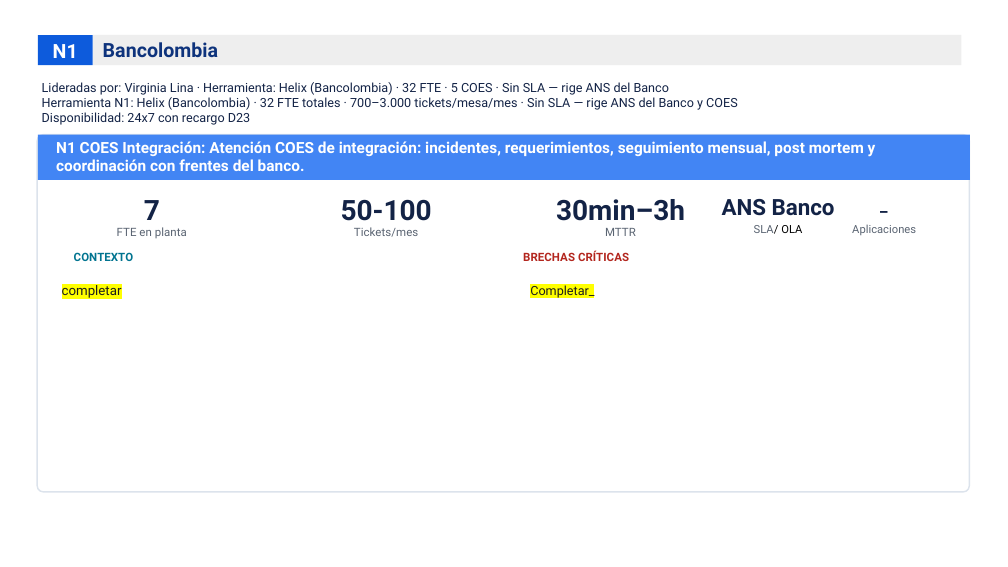
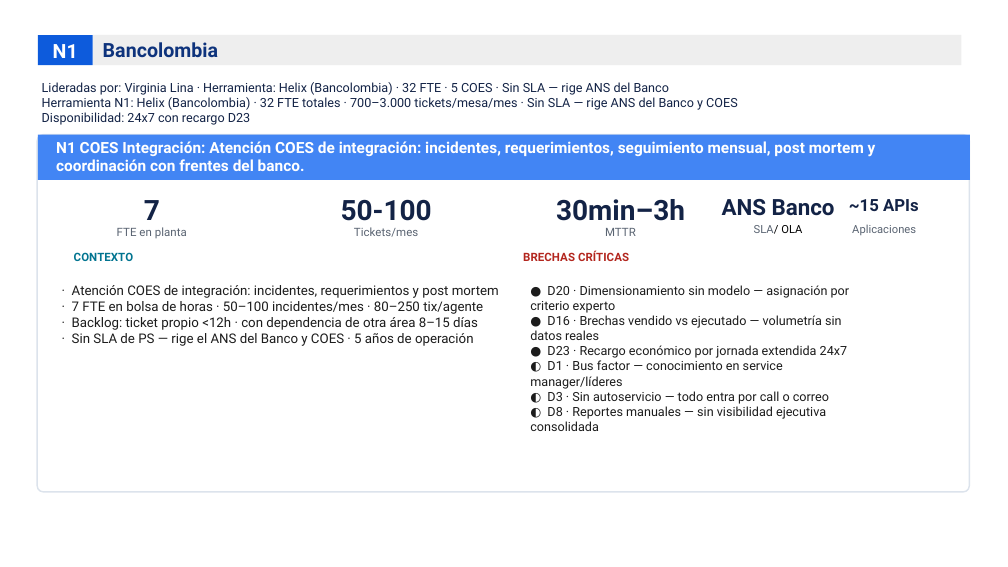
Before and after one commit to nataliazarthapersonalsoft/mesadeservicio-modernizacionaplicaciones, a slide deck: slide 15 of 02-Ingenieria/01-investigacion_operaciones/04-lecciones_aprendidas/Levantar lecciones aprendidas mesas actuales.pptx (slide 16 before the commit). Drawn at 1008x567 pixels with LibreOffice and Linux fonts; fonts in the diff are those of the drawing; background and template pictures are left out. Boxes give left, top, right and bottom in pixels: in the first picture for what was removed or moved away, otherwise in the second. Text is boxed around its words. In the diff, an @@ line names an element or a change of style, - is before the commit and + after.

```diff
--- a/02-Ingenieria/01-investigacion_operaciones/04-lecciones_aprendidas/Levantar lecciones aprendidas mesas actuales.pptx
+++ b/02-Ingenieria/01-investigacion_operaciones/04-lecciones_aprendidas/Levantar lecciones aprendidas mesas actuales.pptx
@@ text at (849,199,919,211): text changed @@
-_
+~15 APIs
@@ text at (72,285,499,346): text changed @@
-completar
+· Atención COES de integración: incidentes, requerimientos y post mortem
+· 7 FTE en bolsa de horas · 50–100 incidentes/mes · 80–250 tix/agente
+· Backlog: ticket propio <12h · con dependencia de otra área 8–15 días
+· Sin SLA de PS — rige el ANS del Banco y COES · 5 años de operación
@@ text at (530,285,850,431): text changed @@
-Completar_
+● D20 · Dimensionamiento sin modelo — asignación por criterio experto
+● D16 · Brechas vendido vs ejecutado — volumetría sin datos reales
+● D23 · Recargo económico por jornada extendida 24x7
+◐ D1 · Bus factor — conocimiento en service manager/líderes
+◐ D3 · Sin autoservicio — todo entra por call o correo
+◐ D8 · Reportes manuales — sin visibilidad ejecutiva consolidada
```
Also in this commit, not shown: 6 other slides changed, 4 slides added, 2 slides removed, 5 other files.
